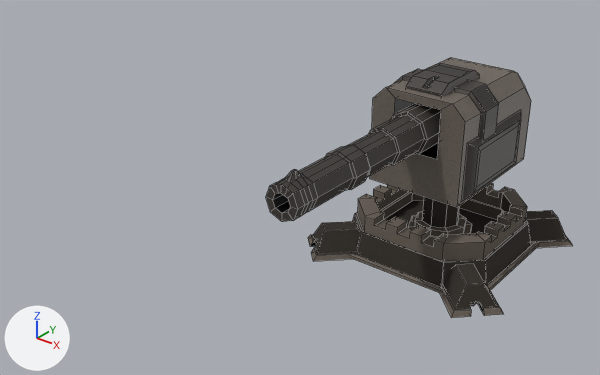
The Blender file blender_models/cannon1/cannon1.blend: old version first, new version second.
Before and after are seen from a 50 mm camera at (64.8, -71.3, 53.2) aimed at (11.1, -4.1, 11.5). The axes (+X, +Y, +Z) are drawn at lower left. The lights are the same throughout. Mesh edges are drawn as thin lines.

Objects in the first picture: 'CannonBox', 'Piston'.
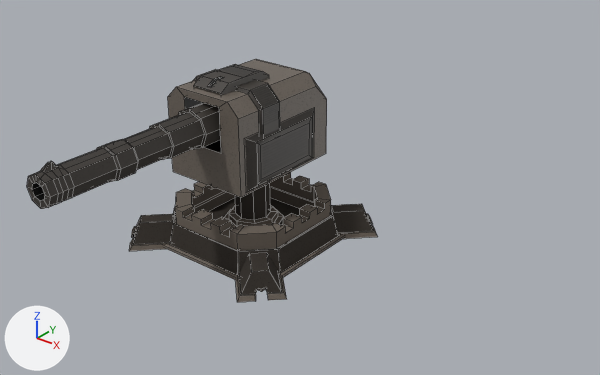
Commit message: fix cannon1

What changed in the scene script:
```text
Add me_cylinder_1:
    me_cylinder_1.from_pydata(...)  # 364 vertices, 269 faces; spans x -13.2..13.3, y -13.4..13.3, z -5.3..4.9
    me_cylinder_1.polygons.foreach_set('use_smooth', [True] * 269)
    me_cylinder_1.materials.append(mat_cannonbase1)  # picture img_cannonbase1
Change ob_cannonbox:
    ob_cannonbox.location: (22.13, 11.72, 19.56) -> (-1.01, 2.26, 17.21)
Remove ob_piston:
    ob_piston = bpy.data.objects.new('Piston', me_cylinder)
    ob_piston.location = (22.14, 9.46, 7.65)
Add ob_cannonbase1:
    ob_cannonbase1 = bpy.data.objects.new('CannonBase1', me_cylinder_1)
    ob_cannonbase1.location = (0.0, 0.0, 5.3)
```

Pixel boxes (x1, y1, x2, y2) of what changed, in the pictures (600 x 375 px):
'CannonBox', moved: before (266, 57, 531, 222); after (27, 59, 327, 209)
'Piston', deleted (black): before (308, 183, 572, 318)
'CannonBase1', added (black): after (129, 172, 378, 302)
